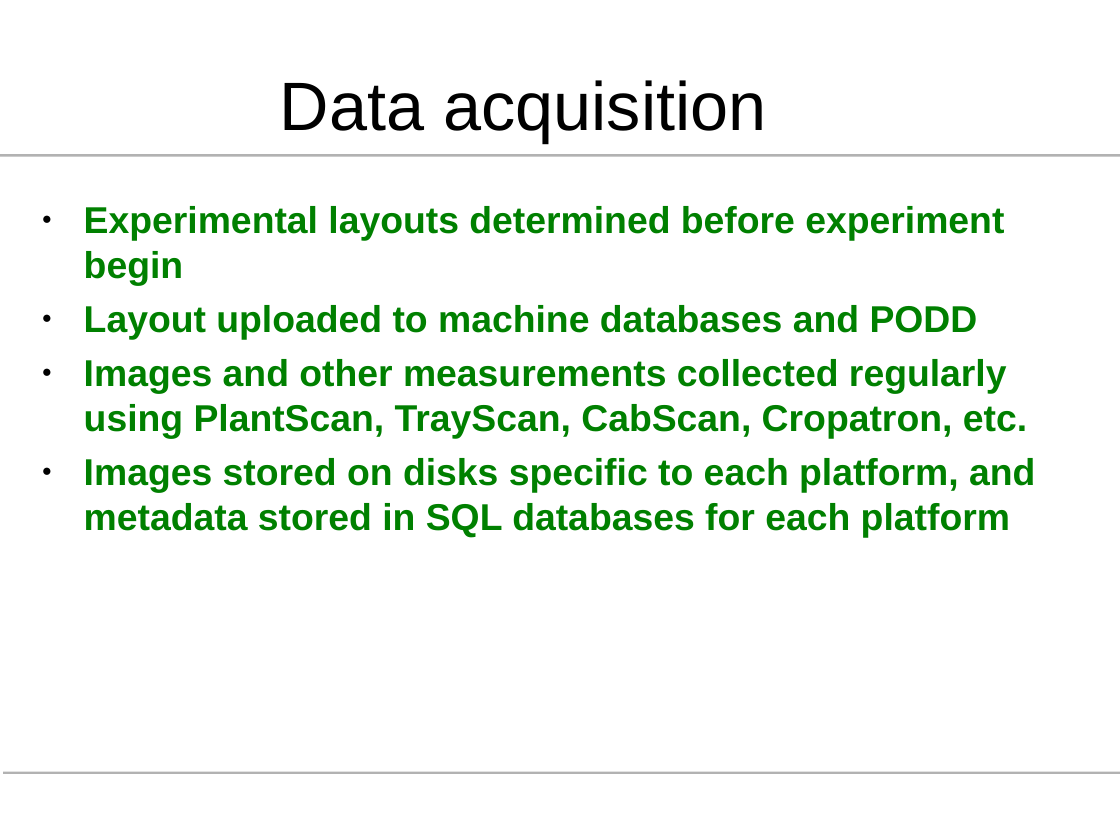
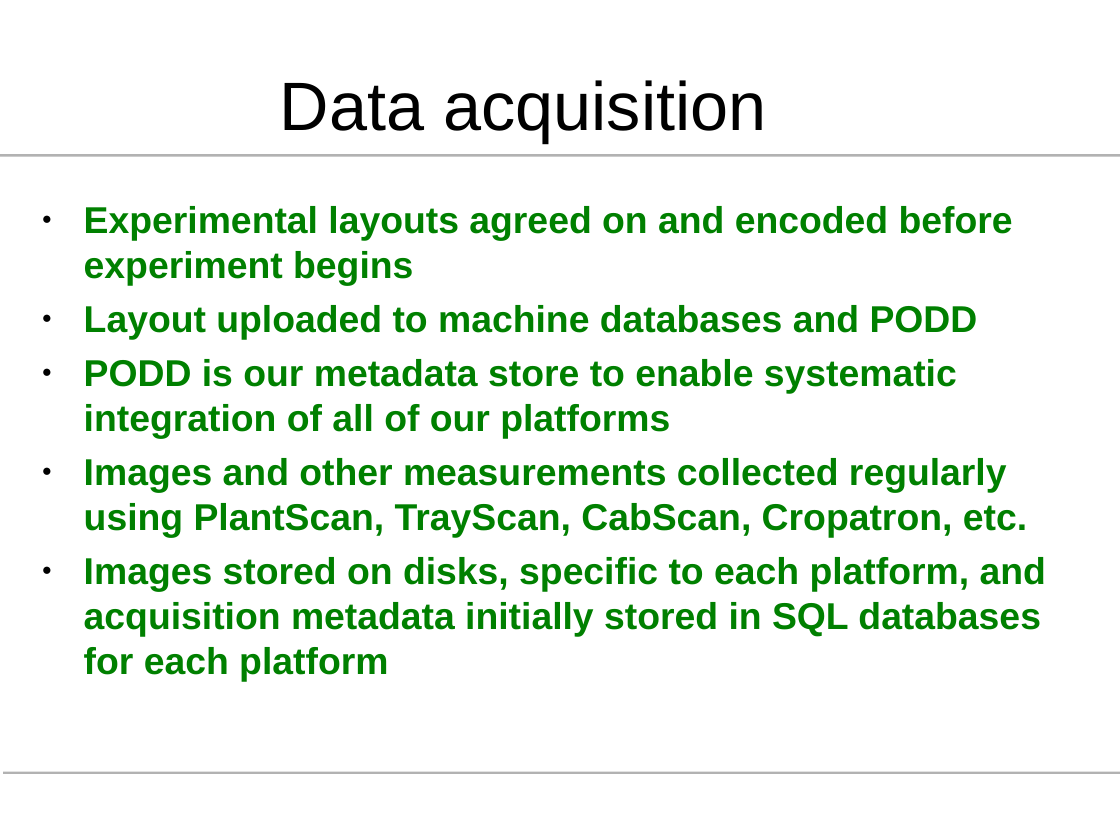
Before and after one commit to podd/podd-publications, a slide deck: slide 4 of csiro20150617/CSIRO-20150617-HRPPCTemplate.odp. Drawn at 1120x840 pixels with LibreOffice and Linux fonts; fonts in the diff are those of the drawing; background and template pictures are left out. Boxes give left, top, right and bottom in pixels: in the first picture for what was removed or moved away, otherwise in the second. Text is boxed around its words. In the diff, an @@ line names an element or a change of style, - is before the commit and + after.

```diff
--- a/csiro20150617/CSIRO-20150617-HRPPCTemplate.odp
+++ b/csiro20150617/CSIRO-20150617-HRPPCTemplate.odp
@@ text at <box>84,206,1013,286</box>: text changed @@
-● Experimental layouts determined before experiment begin
+● Experimental layouts agreed on and encoded before experiment begins
@@ text at <box>84,359,957,439</box>: paragraph added @@
+● PODD is our metadata store to enable systematic integration of all of our platforms
@@ text at <box>84,557,1046,681</box>: text changed @@
-● Images stored on disks specific to each platform, and metadata stored in SQL databases for each platform
+● Images stored on disks, specific to each platform, and acquisition metadata initially stored in SQL databases for each platform
```
Also in this commit, not shown: 4 other slides changed, 1 other file.
